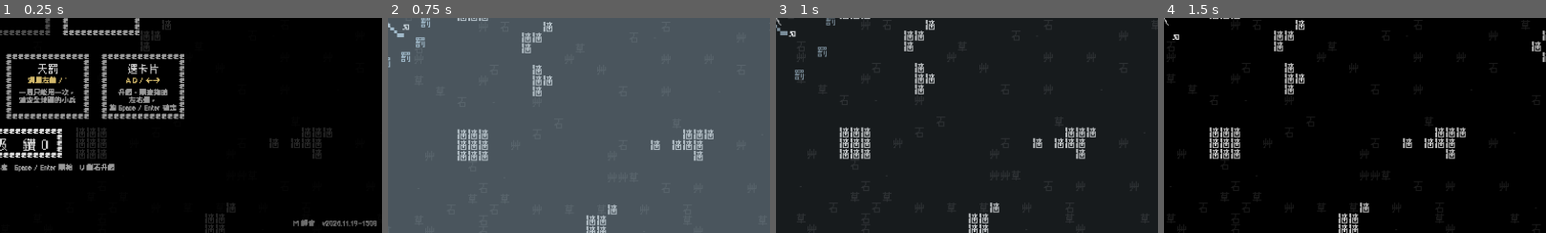
Above: before the commit, frames 1-4 (left to right).
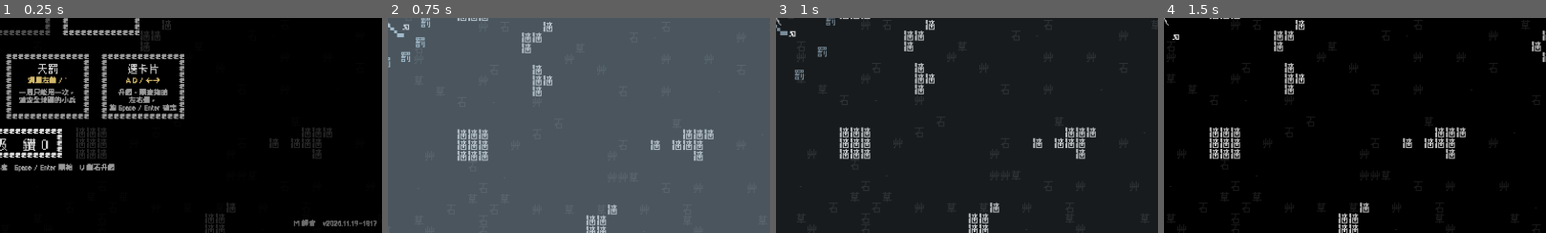
Above: after the commit, the same moments.

Repository: Scottcw1006/text-survivors
Game: Godot game, scene res://main.tscn
Two runs of this game, one before a commit and one after it. Both use one fixed random seed, a clock stepped at 60 frames per second and the inputs below. Sound files missing from this copy of the repository are replaced by a short silence.
Inputs (mouse positions are % of the whole screen's width and height, from its top left):
- Up to frame 1 (0.25 s): no input
- Up to frame 2 (0.75 s): tap Enter at 0.5 s; move the mouse to (72, 45) at 0.52 s; hold Right (move_right) from 0.53 s (still down); tap Space (confirm) at 0.6 s; click (72, 45) at 0.67 s
- Up to frame 3 (1 s): keep holding Right (move_right)
- Up to frame 4 (1.5 s): release Right (move_right) at 1.25 s; drag from (30, 55) to (45, 70) at 1.27 s
The pictures show only the part of the screen within x 50-100%, y 50-100%; the shares and areas given below are measured in that part.

The runs differ from the first frame. In frame 1, 0.3% of the frame differs, in the area x 76-99%, y 93-97%; in frame 2, nothing differs; in frame 3, nothing differs; in frame 4, nothing differs.

Commit message:
畫面外的寶箱、王、愛心提示改成大三角形 + 粗體字
Co-Authored-By: Claude Opus 5.5 <noreply@anthropic.com>

Diff:
--- /dev/null
+++ b/edge_pointer.gd
@@ -0,0 +1,66 @@
+class_name EdgePointer
+extends Node2D
+## 畫面邊緣的方向提示（寶箱、王、補血愛心在畫面外時）：
+## 靠邊一個大三角形指向目標，往畫面內一點是粗體的字（或愛心）。
+## position 放在三角形的中心，dir 是往目標的方向。
+
+const TRI_LEN := 64.0           # 三角形從底邊到尖端多長
+const TRI_HALF := 42.0          # 三角形底邊的一半寬
+const GAP := 18.0               # 三角形和字之間的距離
+const FONT_SIZE := 66
+
+var text := ""
+var color := Color.WHITE
+var dir := Vector2.RIGHT
+var heart := false              # 畫愛心而不是字
+
+
+func _process(_delta: float) -> void:
+	# 慢慢一明一暗，比較顯眼
+	modulate.a = 0.75 + 0.25 * sin(Time.get_ticks_msec() / 1000.0 * TAU * 0.8)
+
+
+func _draw() -> void:
+	var d := dir.normalized()
+	var side := d.orthogonal()
+	# 大三角形：尖端朝目標
+	var tip := d * TRI_LEN * 0.6
+	var base := -d * TRI_LEN * 0.4
+	var pts := PackedVector2Array([tip, base + side * TRI_HALF, base - side * TRI_HALF])
+	draw_colored_polygon(pts, Color(0, 0, 0, 0.6))   # 先畫一圈黑底，在亮的背景上也看得到
+	var inner := PackedVector2Array([tip - d * 4.0, base + side * (TRI_HALF - 5.0) + d * 3.0, base - side * (TRI_HALF - 5.0) + d * 3.0])
+	draw_colored_polygon(inner, color)
+
+	# 字（或愛心）放在三角形往畫面裡面一點的地方
+	var font := Glyph.font
+	var w := font.get_string_size(text, HORIZONTAL_ALIGNMENT_LEFT, -1, FONT_SIZE).x if not heart else 40.0
+	var reach := TRI_LEN * 0.4 + GAP + maxf(w, 60.0) / 2.0 * (absf(d.x) + absf(d.y) * 0.6)
+	var c := -d * reach
+	if heart:
+		_draw_heart(c)
+		return
+	var ascent := font.get_ascent(FONT_SIZE)
+	var h := font.get_height(FONT_SIZE)
+	var p := Vector2(c.x - w / 2.0, c.y + ascent - h / 2.0)
+	# 粗體：黑色外框 + 同一個字往右偏 2 像素再畫一次
+	draw_string_outline(font, p, text, HORIZONTAL_ALIGNMENT_LEFT, -1, FONT_SIZE, 12, Color(0, 0, 0, 0.85))
+	draw_string_outline(font, p + Vector2(2, 0), text, HORIZONTAL_ALIGNMENT_LEFT, -1, FONT_SIZE, 12, Color(0, 0, 0, 0.85))
+	draw_string(font, p, text, HORIZONTAL_ALIGNMENT_LEFT, -1, FONT_SIZE, color)
+	draw_string(font, p + Vector2(2, 0), text, HORIZONTAL_ALIGNMENT_LEFT, -1, FONT_SIZE, color)
+
+
+## 愛心（跟補血道具同一個形狀，放大一點）
+func _draw_heart(center: Vector2) -> void:
+	var px := 6.0
+	var shape: Array = HeartPickup.SHAPE
+	var w: int = shape[0].length()
+	var hh := shape.size()
+	var o := center - Vector2(w, hh) * px / 2.0
+	for y in hh:
+		for x in w:
+			if shape[y][x] == "X":
+				draw_rect(Rect2(o + Vector2(x, y) * px - Vector2(2, 2), Vector2(px + 4, px + 4)), Color(0, 0, 0, 0.7))
+	for y in hh:
+		for x in w:
+			if shape[y][x] == "X":
+				draw_rect(Rect2(o + Vector2(x, y) * px, Vector2(px, px)), color)
--- a/main.gd
+++ b/main.gd
@@ -160,8 +160,7 @@
 const COLOR_SMITE := Color(0.75, 0.9, 1.0)
 
 # 寶箱：每 30 秒在附近隨機出現，王死掉也會掉；打開後二選一強化「彈」或「刀」
-const POINTER_SIZE := 66              # 寶箱、王在畫面外時，邊緣提示字的大小
-const POINTER_MARGIN := 60.0          # 提示字離畫面邊緣多遠（字變大了，要往內縮才不會被切掉）
+const POINTER_MARGIN := 46.0          # 邊緣提示的三角形離畫面邊緣多遠（字在三角形往內一點）
 # ---------- 人＋砲 ----------
 const CANNON_INTERVAL := FIRE_INTERVAL * 4.0   # 射速是一般射擊的四分之一
 const CANNON_SPEED := 420.0
@@ -448,7 +447,7 @@
 var next_chest_time := CHEST_INTERVAL
 var next_heal_time := HEAL_INTERVAL
 var hearts: Array[HeartPickup] = []
-var heart_pointer: HeartPickup      # 最近的愛心在畫面外時，畫面邊緣的提示
+var heart_pointer: EdgePointer      # 最近的愛心在畫面外時，畫面邊緣的提示
 var final_phase := false           # 三分鐘後的決戰：還是會掉金，但不再出寶箱
 var final_bosses: Array[Enemy] = []
 var final_roster: Array[String] = []  # 決戰一開始有哪些王（照順序），血條用；死掉的從 final_bosses 拿掉
@@ -468,8 +467,8 @@
 var effects: Array[Fx] = []
 var golds: Array[Glyph] = []
 var chests: Array[Chest] = []
-var chest_pointer: Glyph            # 寶箱在畫面外時，畫面邊緣的提示
-var boss_pointers: Array[Glyph] = []  # 王在畫面外時，畫面邊緣的提示（一隻王一個）
+var chest_pointer: EdgePointer      # 寶箱在畫面外時，畫面邊緣的提示
+var boss_pointers: Array[EdgePointer] = []  # 王在畫面外時，畫面邊緣的提示（一隻王一個）
 var player_bar: Node2D              # 主角頭上的血條
 var smite_ring: SmiteRing           # 滑鼠位置的天罰範圍圈
 var grid := {}  # Vector2i -> Array[Enemy]
@@ -542,19 +541,9 @@
 	smite_ring.visible = false
 	add_child(smite_ring)
 
-	chest_pointer = Glyph.new().setup("寶", POINTER_SIZE, COLOR_CHEST)
-	chest_pointer.modulate.a = 0.7
-	chest_pointer.z_index = 20
-	chest_pointer.visible = false
-	add_child(chest_pointer)
-
-	heart_pointer = HeartPickup.new()
-	heart_pointer.pulse = false
-	heart_pointer.scale = Vector2(0.7, 0.7)
-	heart_pointer.modulate.a = 0.7
-	heart_pointer.z_index = 20
-	heart_pointer.visible = false
-	add_child(heart_pointer)
+	chest_pointer = _make_pointer("寶", COLOR_CHEST)
+	heart_pointer = _make_pointer("", HeartPickup.COLOR)
+	heart_pointer.heart = true
 
 	_setup_input()
 	_build_hud()
@@ -2604,10 +2593,7 @@
 		if d < best_d:
 			best_d = d
 			best = h
-	var edge := _edge_point(best.position) if best != null else Vector2.INF
-	heart_pointer.visible = edge != Vector2.INF
-	if heart_pointer.visible:
-		heart_pointer.position = edge
+	_place_pointer(heart_pointer, best.position if best != null else Vector2.INF)
 
 
 func _spawn_heart() -> void:
@@ -2747,13 +2733,7 @@
 		if d < best_d:
 			best_d = d
 			best = c
-	if best == null:
-		chest_pointer.visible = false
-		return
-	var edge := _edge_point(best.node.position, POINTER_MARGIN)
-	chest_pointer.visible = edge != Vector2.INF
-	if chest_pointer.visible:
-		chest_pointer.position = edge
+	_place_pointer(chest_pointer, best.node.position if best != null else Vector2.INF)
 
 
 ## 王在畫面外時，在畫面邊緣朝牠的方向顯示牠的字（每隻王一個）
@@ -2762,25 +2742,37 @@
 	for e in enemies:
 		if not e.is_boss:
 			continue
-		var edge := _edge_point(e.position, POINTER_MARGIN + 40.0)   # 「大鬼」這種兩個字比較寬
-		if edge == Vector2.INF:
+		if _edge_point(e.position, POINTER_MARGIN) == Vector2.INF:
 			continue
 		if used >= boss_pointers.size():
-			var g := Glyph.new().setup(e.label, POINTER_SIZE, e.base_color)
-			g.modulate.a = 0.8
-			g.z_index = 20
-			add_child(g)
-			boss_pointers.append(g)
+			boss_pointers.append(_make_pointer("", Color.WHITE))
 		var ptr := boss_pointers[used]
-		if ptr.text != e.label:
-			ptr.set_text(e.label)
+		ptr.text = e.label
 		ptr.color = e.base_color
-		ptr.position = edge
-		ptr.visible = true
-		ptr.queue_redraw()
+		_place_pointer(ptr, e.position)
 		used += 1
 	for i in range(used, boss_pointers.size()):
 		boss_pointers[i].visible = false
+
+
+func _make_pointer(text: String, color: Color) -> EdgePointer:
+	var p := EdgePointer.new()
+	p.text = text
+	p.color = color
+	p.z_index = 20
+	p.visible = false
+	add_child(p)
+	return p
+
+
+## 目標在畫面外時：三角形貼著畫面邊緣、指向目標；目標在畫面內（或 INF）就藏起來
+func _place_pointer(p: EdgePointer, target: Vector2) -> void:
+	var edge := Vector2.INF if target == Vector2.INF else _edge_point(target, POINTER_MARGIN)
+	p.visible = edge != Vector2.INF
+	if p.visible:
+		p.position = edge
+		p.dir = target - player.position
+		p.queue_redraw()
 
 
 ## target 在畫面外的話，回傳主角往 target 方向碰到畫面邊緣（往內縮一點）的位置；在畫面內回傳 INF
--- a/version.gd
+++ b/version.gd
@@ -1,2 +1,2 @@
 ## 由 build_web.sh 自動產生，不要手改
-const TEXT := "v2026.11.19-1508"
+const TEXT := "v2026.11.19-1817"
Renamed: docs/game_20261119-150804.apple-touch-icon.png -> docs/game_20261119-181726.apple-touch-icon.png
Renamed: docs/game_20261119-150804.icon.png -> docs/game_20261119-181726.icon.png
Renamed: docs/game_20261119-150804.png -> docs/game_20261119-181726.png
Not shown, added: edge_pointer.gd.uid
Not shown, removed: docs/game_20261118-175028.pck
Not shown, added: docs/game_20261119-181726.audio.position.worklet.js
Not shown, added: docs/game_20261119-181726.audio.worklet.js
Not shown, added: docs/game_20261119-181726.js
Not shown, added: docs/game_20261119-181726.pck
Not shown, added: docs/game_20261119-181726.wasm
